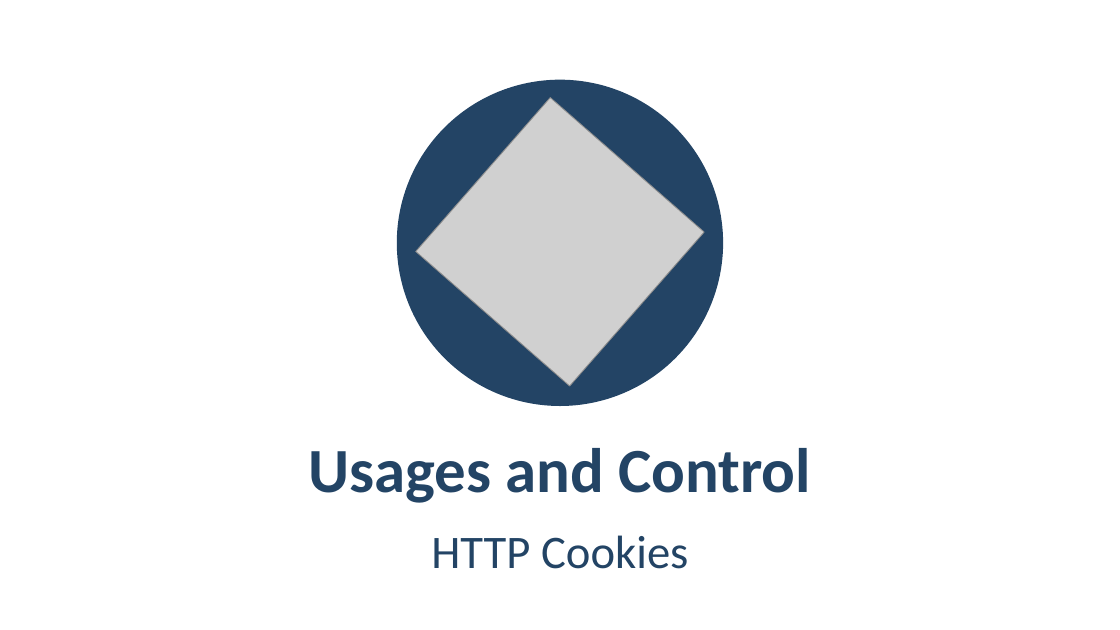
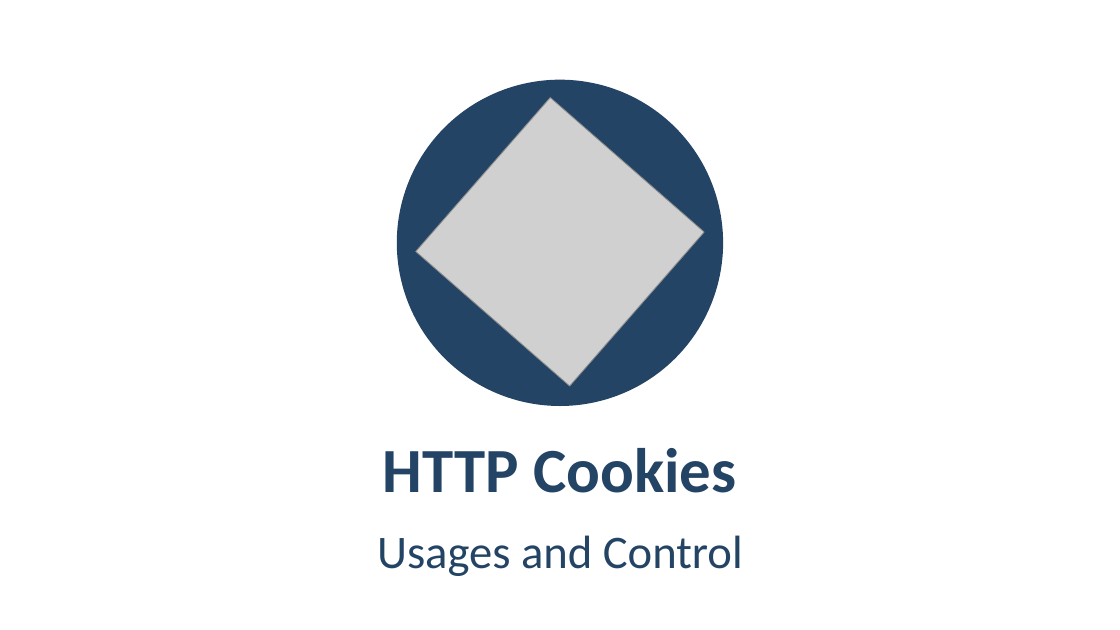
Before and after one commit to PhilShishov/Software-University, a slide deck: slide 4 of C# Web Basics/Presentations/03. CSharp-Web-Basics-Web Server-State-Management.pptx. Drawn at 1120x630 pixels with LibreOffice and Linux fonts; fonts in the diff are those of the drawing; grey boxes stand for pictures; background and template pictures are left out. Boxes give left, top, right and bottom in pixels: in the first picture for what was removed or moved away, otherwise in the second. Text is boxed around its words. In the diff, an @@ line names an element or a change of style, - is before the commit and + after.

```diff
--- a/C# Web Basics/Presentations/03. CSharp-Web-Basics-Web Server-State-Management.pptx
+++ b/C# Web Basics/Presentations/03. CSharp-Web-Basics-Web Server-State-Management.pptx
@@ title "HTTP Cookies" moved from (x1=431, y1=535, x2=688, y2=569) to (x1=383, y1=448, x2=736, y2=493) @@
@@ title "HTTP Cookies" at (x1=383, y1=448, x2=736, y2=493): size 40 to 54 pt, bold on; line spacing 1.05 to 1; less space between paragraphs @@
@@ subtitle "Usages and Control" moved from (x1=308, y1=448, x2=811, y2=503) to (x1=377, y1=535, x2=743, y2=576) @@
@@ subtitle "Usages and Control" at (x1=377, y1=535, x2=743, y2=576): size 54 to 40 pt, bold off; line spacing 1 to 1.05; more space between paragraphs @@
```
Also in this commit, not shown: 7 other slides changed, 3 other files.
